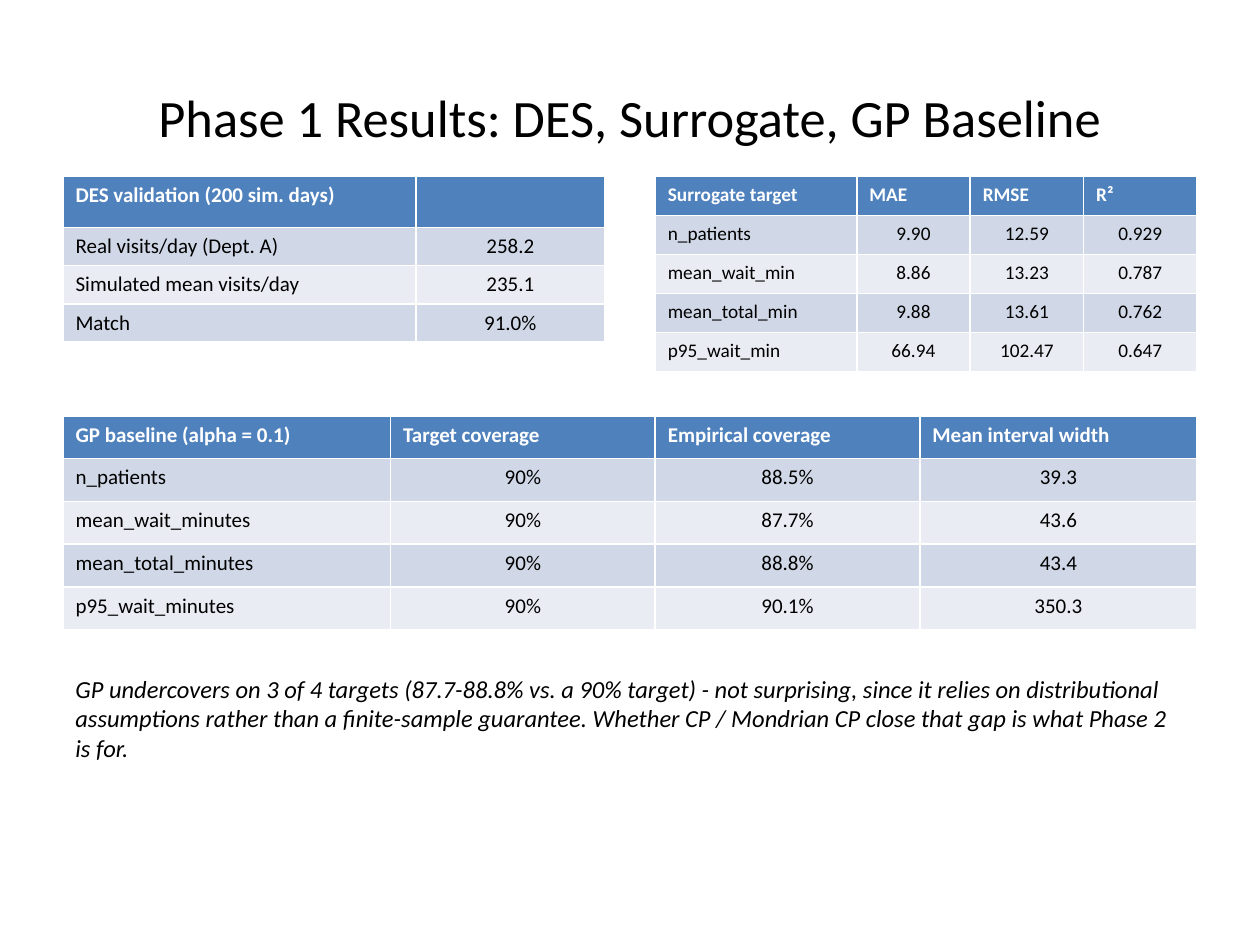
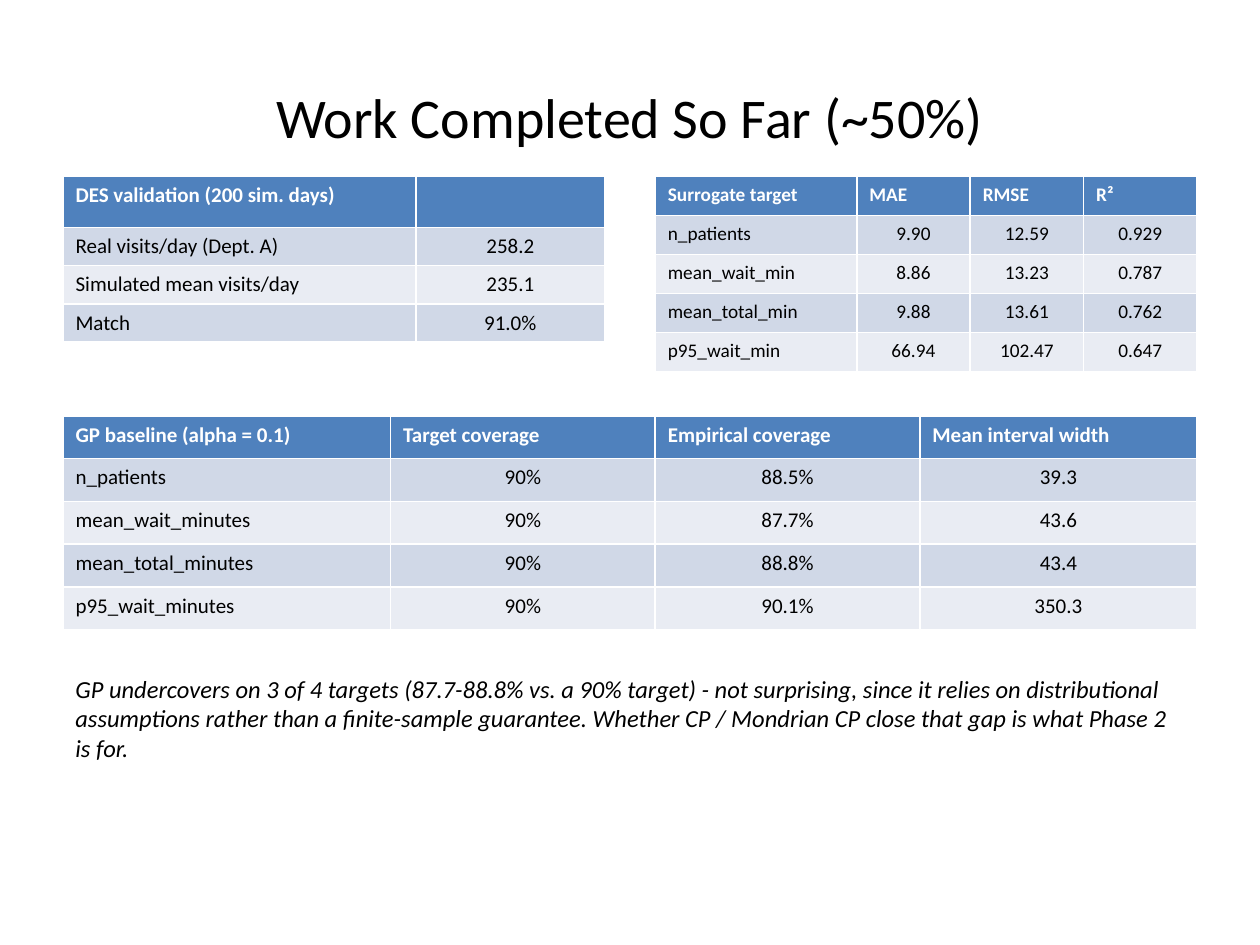
Before and after one commit to DUNE-ODYSSEY/Mondrian-Conformal-Prediction-On-Discrete-Event-Simulation, a slide deck: slide 7 of slides/mid_sem_presentation.pptx. Drawn at 1260x945 pixels with LibreOffice and Linux fonts; fonts in the diff are those of the drawing. Boxes give left, top, right and bottom in pixels: in the first picture for what was removed or moved away, otherwise in the second. Text is boxed around its words. In the diff, an @@ line names an element or a change of style, - is before the commit and + after.

```diff
--- a/slides/mid_sem_presentation.pptx
+++ b/slides/mid_sem_presentation.pptx
@@ title at (x1=276, y1=97, x2=983, y2=147): text changed; size 30 to 32 pt @@
-Phase 1 Results: DES, Surrogate, GP Baseline
+Work Completed So Far (~50%)
```
Also in this commit, not shown: 2 slides added, 2 slides removed, 4 other files.
